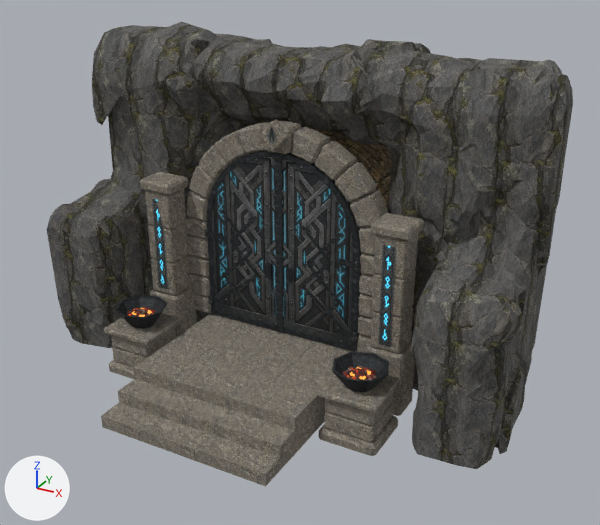
The glTF model board3d/models/dwarf-gate-v4.glb, before and after one commit.
Camera for both pictures: a 50 mm camera at (6.1, -7.59, 7.14) aimed at (0.22, 3.09, 1.8). The lights are fixed; the arrows at lower left show +X, +Y and +Z. The older version comes first. Where no turn or scale is listed for an object, it has been applied to the vertices. Vertices at exactly the same position are counted once.

The first picture shows 'brazier_r', 'door_l', 'door_r', 'landing_30', 'pedestal_r_slab', 'pillar_r_plinth', 'pillar_r_shaft2', 'rock_mass', 'runes_r', 'step_0_4', 'step_2_4', 'tunnel' and 64 more.
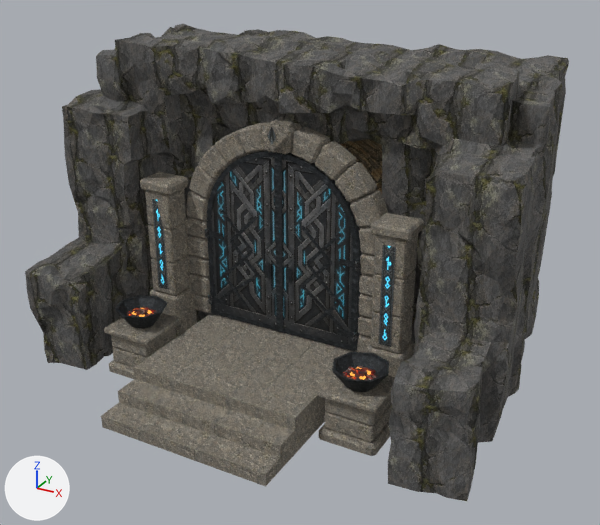
Diff of the bpy script that builds the scene:
```diff
--- a/board3d/models/dwarf-gate-v4.glb.py
+++ b/board3d/models/dwarf-gate-v4.glb.py
@@ me_rock_mass_001 @@
 # used by ob_rock_mass; location = (0.0, 0.0, 0.0)
-me_rock_mass_001.from_pydata(...)  # 2477 vertices, 4407 faces; spans x -4.04..4.04, y 1.52..5.89, z 0.0..5.27
+me_rock_mass_001.from_pydata(...)  # 2315 vertices, 4500 faces; spans x -3.81..3.85, y 0.74..6.76, z 0.0..5.15
+# me_rock_mass_001 part 1: the loose piece of 2190 vertices spanning x -4.04..4.04, y 1.52..5.89, z 0.0..5.27 is rebuilt with 2315 vertices and now spans x -3.81..3.85, y 0.74..6.76, z 0.0..5.15
+# other edits to the shape of me_rock_mass_001 do not show in these pictures
 me_rock_mass_001.materials.append(mat_gate_rock)
```

Location of each change, [x1, y1, x2, y2] in pixels of the pictures (600 x 525 px):
'rock_mass', reshaped (7% taller)
    before: [47, 22, 573, 469]
    after: [25, 24, 569, 501]
